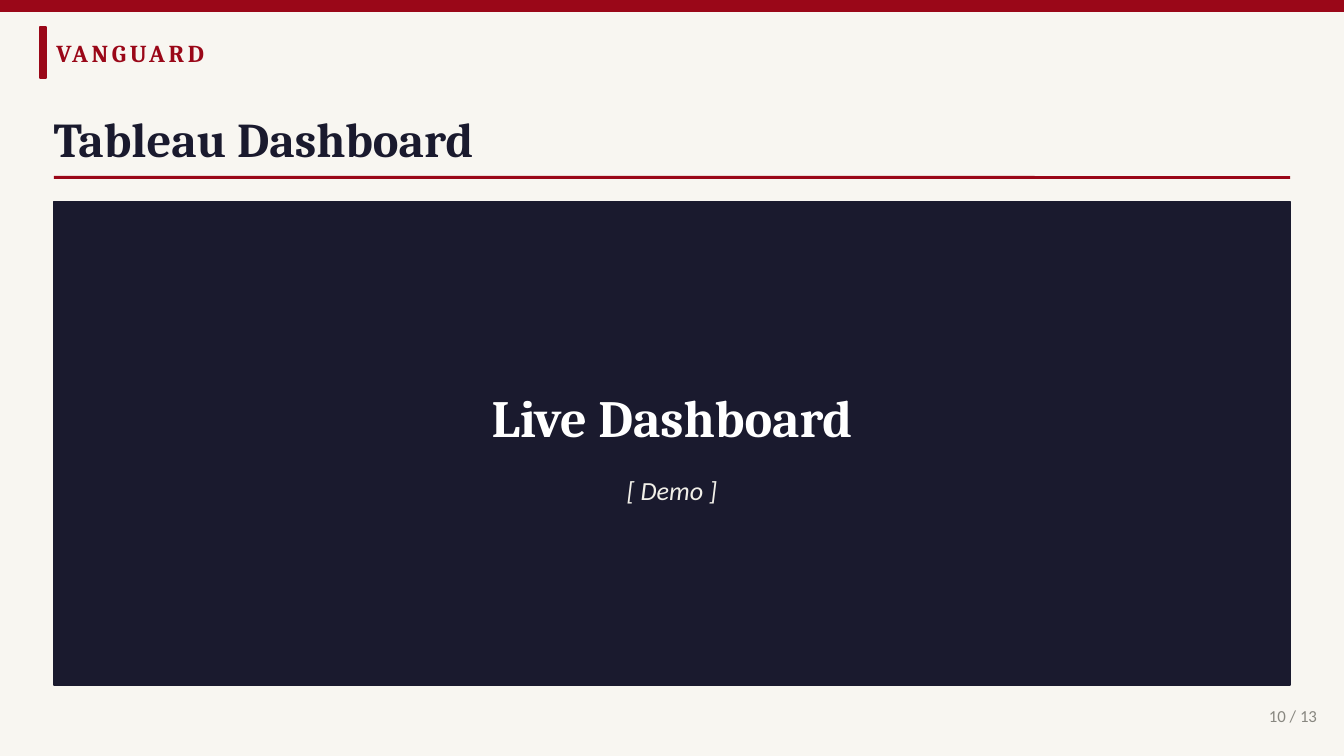
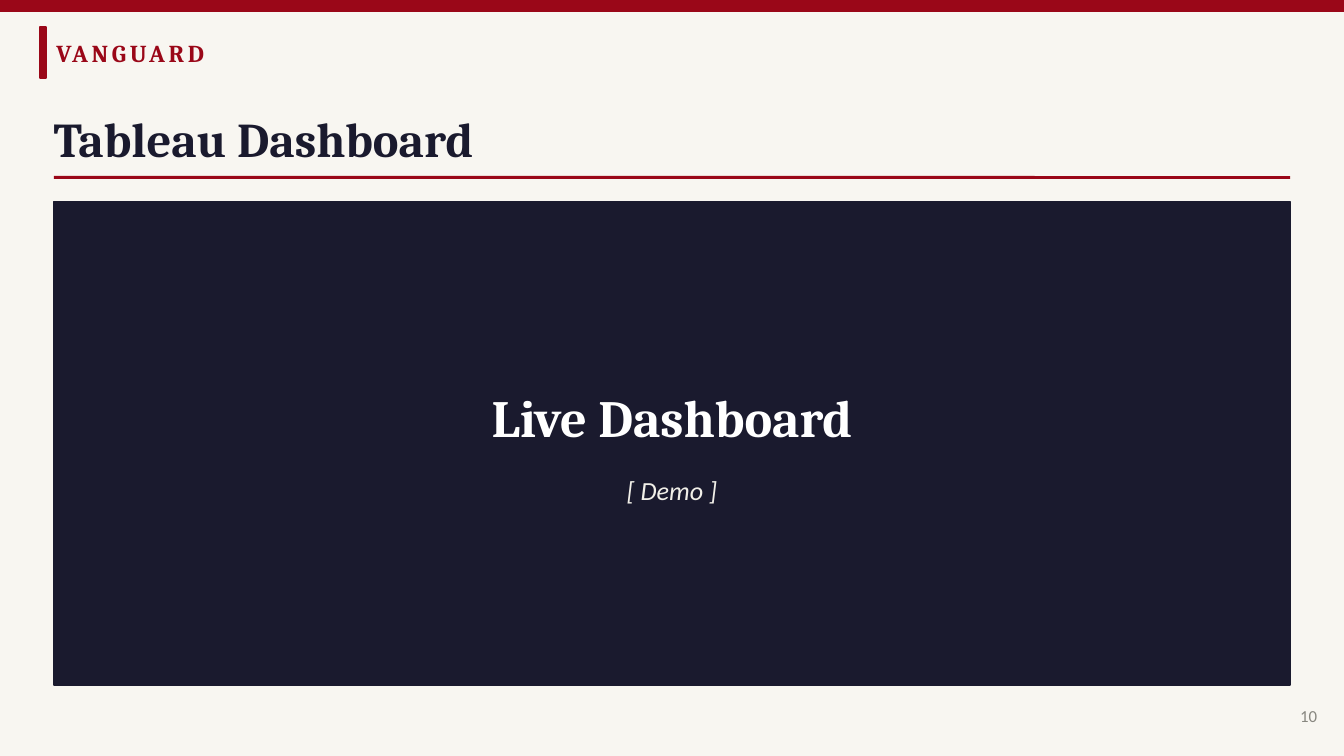
Before and after one commit to craftedbygaby/AB_testing, a slide deck: slide 10 of Vanguard_ABTest_Presentation.pptx. Drawn at 1344x756 pixels with LibreOffice and Linux fonts; fonts in the diff are those of the drawing. Boxes give left, top, right and bottom in pixels: in the first picture for what was removed or moved away, otherwise in the second. Text is boxed around its words. In the diff, an @@ line names an element or a change of style, - is before the commit and + after.

```diff
--- a/Vanguard_ABTest_Presentation.pptx
+++ b/Vanguard_ABTest_Presentation.pptx
@@ text at (1300,711,1317,722): text changed @@
-10 / 13
+10
```
Also in this commit, not shown: 11 other slides changed, 2 other files.
